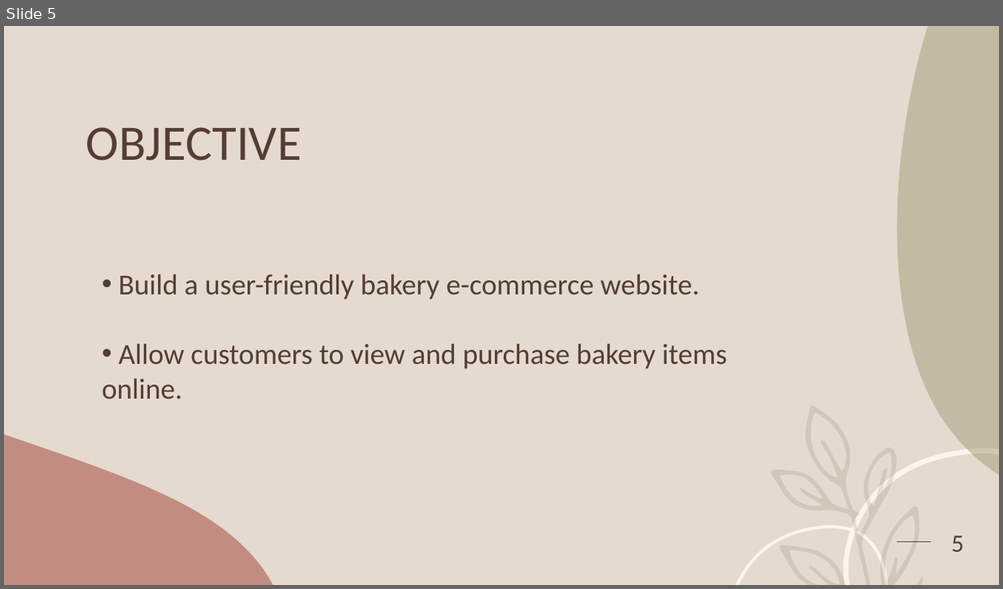
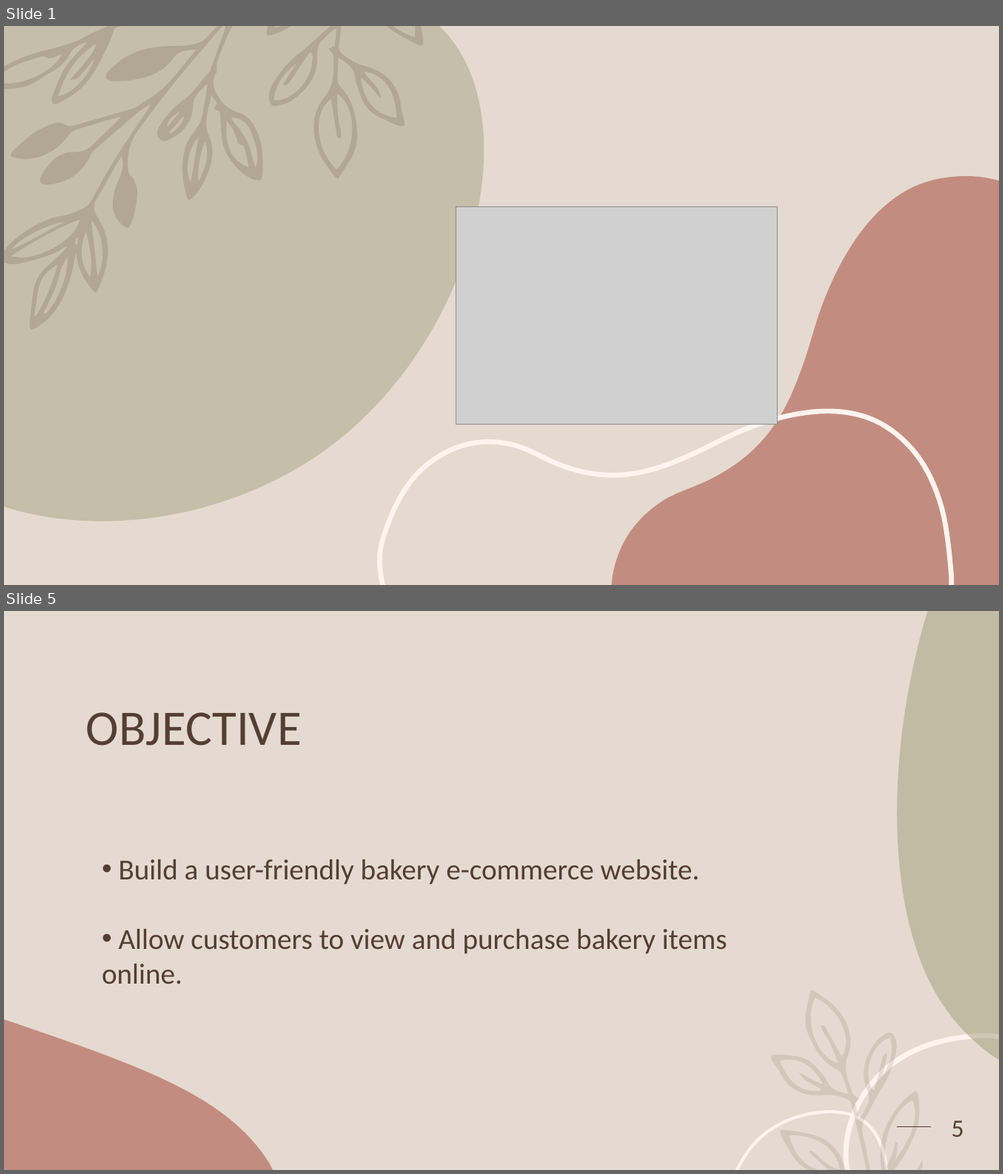
Before and after one commit to rebecca329/Bakewise, a slide deck: BAKERY.pptx. Shown one above the other, each under a label of ours: slide 5 before the commit, slides 1 and 5 after it; the slides between them are not shown. The pictures are 1003x589 and 1003x1174 pixels, drawn with LibreOffice and Linux fonts; fonts in the diff are those of the drawing; grey boxes stand for pictures. Boxes give left, top, right and bottom in pixels: in the first picture for what was removed or moved away, otherwise in the second. Text is boxed around its words. In the diff, an @@ line names an element or a change of style, - is before the commit and + after.

```diff
--- a/BAKERY.pptx
+++ b/BAKERY.pptx
@@ slide 1 added at [4,26,999,585], background #E5DACF @@
@@ freeform shape added at [4,26,484,521], fill #A09D79 at 45% opacity @@
@@ freeform shape added at [4,26,424,329], fill #543E34 at 17% opacity @@
@@ freeform shape added at [612,176,999,585], fill #AC5B4C at 60% opacity @@
@@ picture added at [456,207,777,424] @@
@@ freeform shape added at [380,412,951,585], outline #FEF3ED 4.75 pt @@
```
Also in this commit, not shown: 4 slides changed, 1 other slide added, 2 slides removed, 1 other file.
